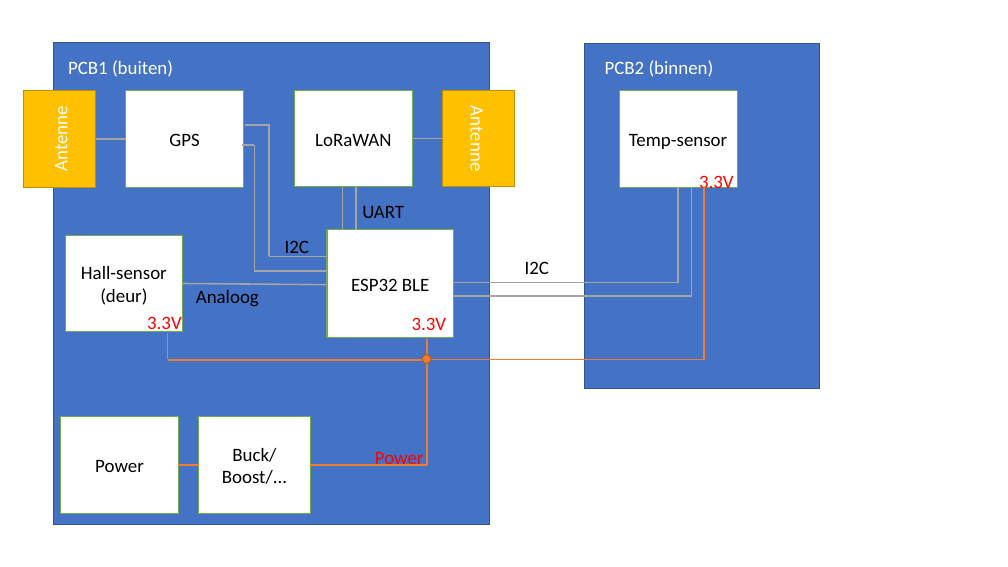
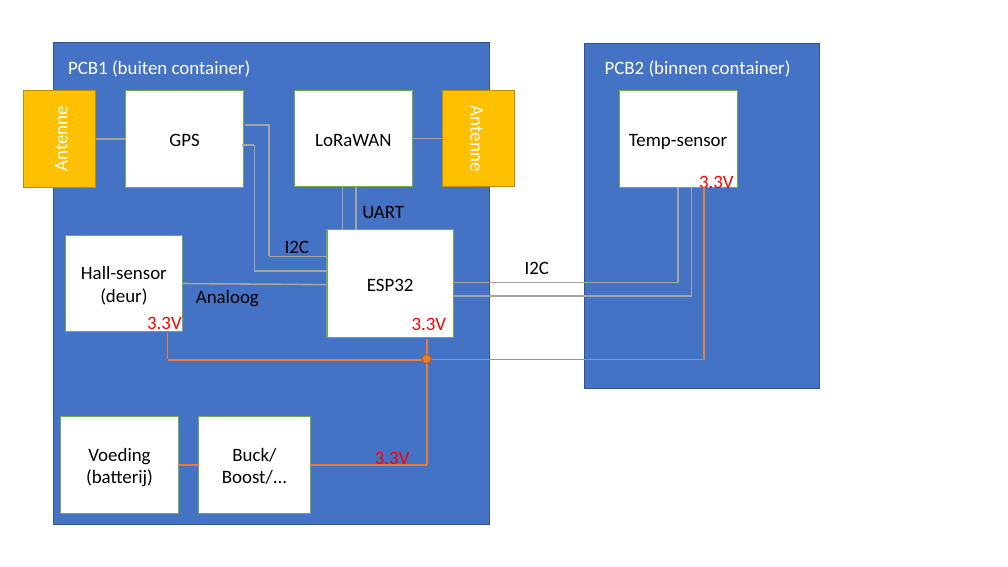
Before and after one commit to manoelledeviron/CoolTeam, a slide deck: slide 1 of Documenten/CoolTeam_Structure.pptx. Drawn at 1008x567 pixels with LibreOffice and Linux fonts; fonts in the diff are those of the drawing. Boxes give left, top, right and bottom in pixels: in the first picture for what was removed or moved away, otherwise in the second. Text is boxed around its words. In the diff, an @@ line names an element or a change of style, - is before the commit and + after.

```diff
--- a/Documenten/CoolTeam_Structure.pptx
+++ b/Documenten/CoolTeam_Structure.pptx
@@ text at [68, 60, 251, 77]: text changed @@
-PCB1 (buiten)
+PCB1 (buiten container)
@@ text at [605, 60, 791, 77]: text changed @@
-PCB2 (binnen)
+PCB2 (binnen container)
@@ text in rectangle at [367, 278, 414, 291]: text changed @@
-ESP32 BLE
+ESP32
@@ text in rectangle at [86, 448, 153, 487]: text changed @@
-Power
+Voeding (batterij)
@@ text at [375, 452, 410, 466]: text changed @@
-Power
+3.3V
```
Also in this commit, not shown: 2 other files.
